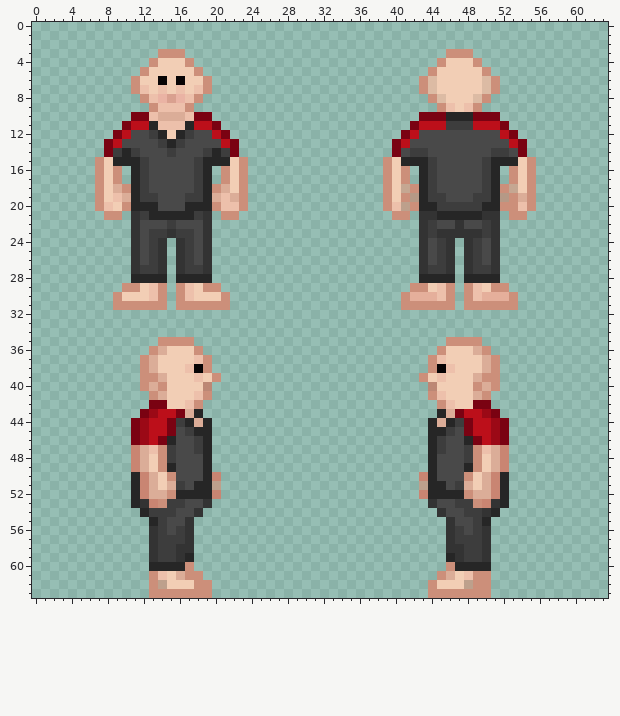
Pixel-art sprite: Resources/Textures/Goobstation/Clothing/Uniforms/Jumpsuit/casualsyndicate.rsi/equipped-INNERCLOTHING.png. Above: the version before the commit.
The file is 64x64 pixels. Colours within 5 levels of each other are drawn and written as one.
The same view after the edit:
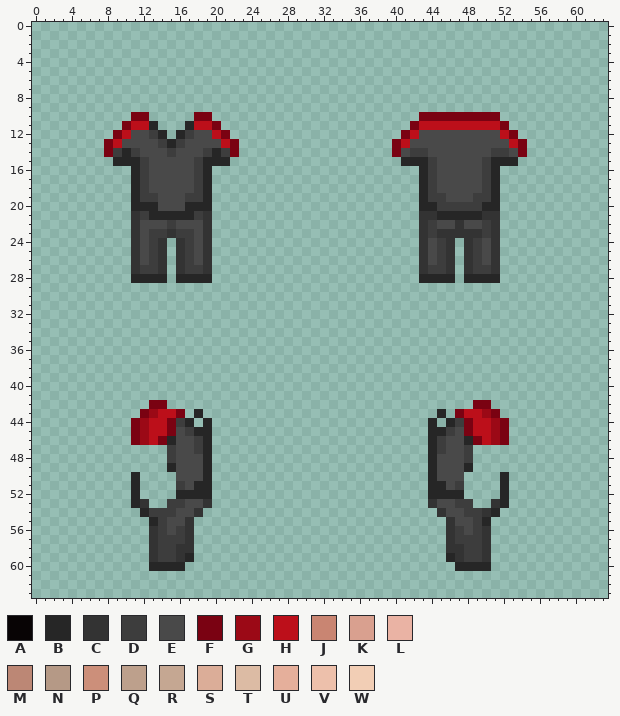
Palette (. is transparent): A #080405  B #262626  C #333333  D #3d3d3d  E #494949  F #7a0212  G #9b0916  H #bc0f1a  J #c98572  K #d9a08f  L #eab3a4  M #bc8775  N #b59986  P #cc8f7a  Q #bda08c  R #c5a792  S #dbad98  T #dcbba4  U #e5af9b  V #edc0ab  W #f2ceb5
Log entry: fixed human overlay
The edit:
Changed rows in their new state; - is an unchanged pixel.
first column x 7:
 3 -------...-----------------------------...-------
 4 ------.....---------------------------.....------
 5 -----.......-------------------------.......-----
 6 ----.........-----------------------.........----
 7 ----.........-----------------------.........----
 8 -----.......-------------------------.......-----
 9 ------.....---------------------------.....------
10 ------.....----------------------------FFF-------
11 -------...-----------------------------HHH-------
12 --------.----------------------------------------
15 ..-------------..---------------..-------------..
16 ...-----------...---------------...-----------...
17 ...-----------...---------------...-----------...
18 ....---------....---------------....---------....
19 ....---------....---------------....---------....
20 ....---------....---------------....---------....
21 -..-----------..-----------------..-----------..-
first column x 9:
29 -.....-.....---------------------.....-.....-
30 ......-......-------------------......-......
31 ......-......-------------------......-......
first column x 11:
35 ---....----------------------------....---
36 --......--------------------------......--
37 -........------------------------........-
38 -........------------------------........-
39 -.........----------------------.........-
40 -........------------------------........-
41 --.......------------------------.......--
42 ----....--------------------------....----
43 ------.----------------------------.------
44 -------.--------------------------.-------
47 ....----------------------------------....
48 ....----------------------------------....
49 ....----------------------------------....
50 -....----.----------------------.----....-
51 -....----.----------------------.----....-
52 -....----.----------------------.----....-
53 --..----------------------------------..--
first column x 13:
60 ----.----------------------------.----
61 ......--------------------------......
62 .......------------------------.......
63 .......------------------------.......
